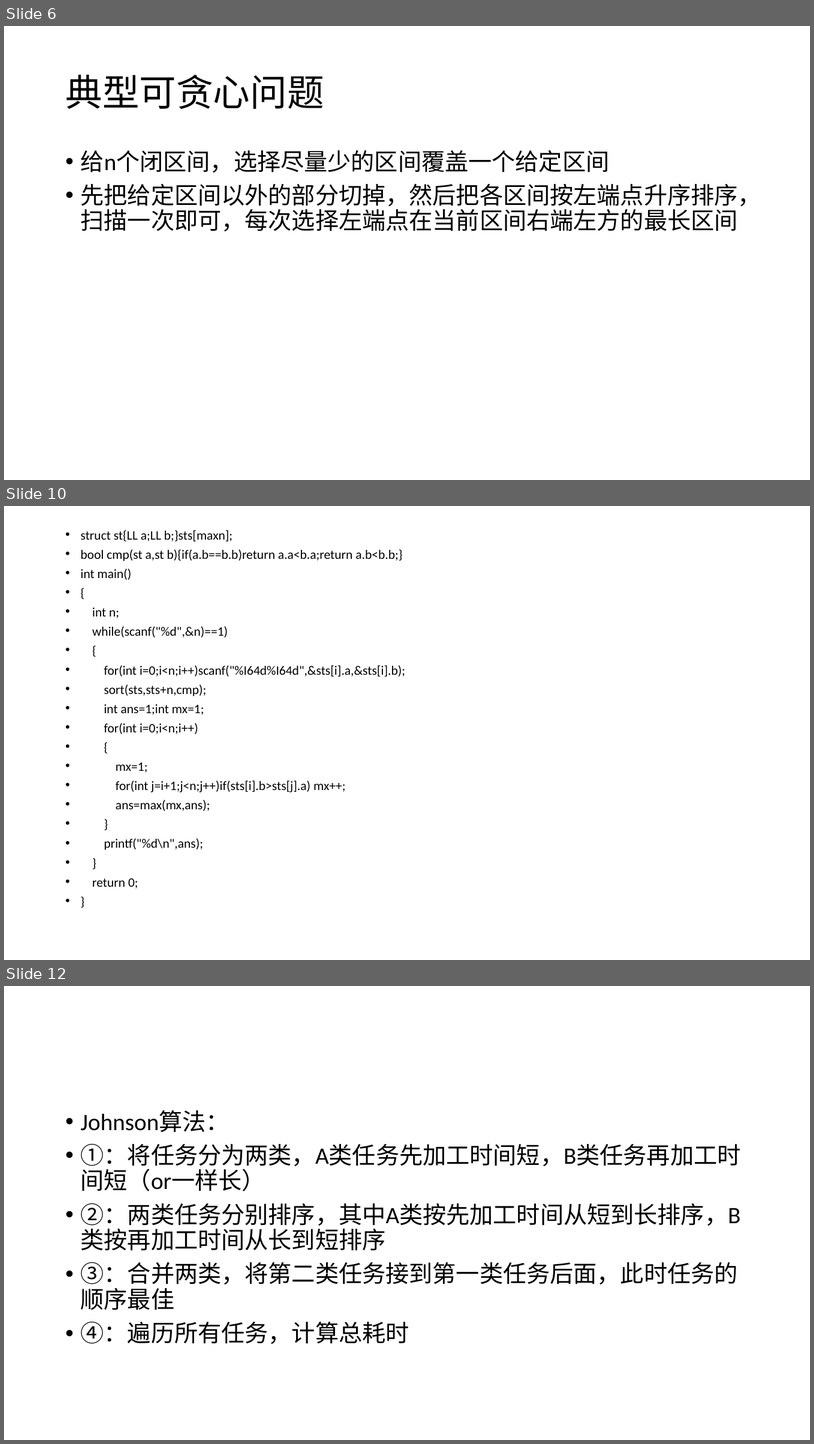
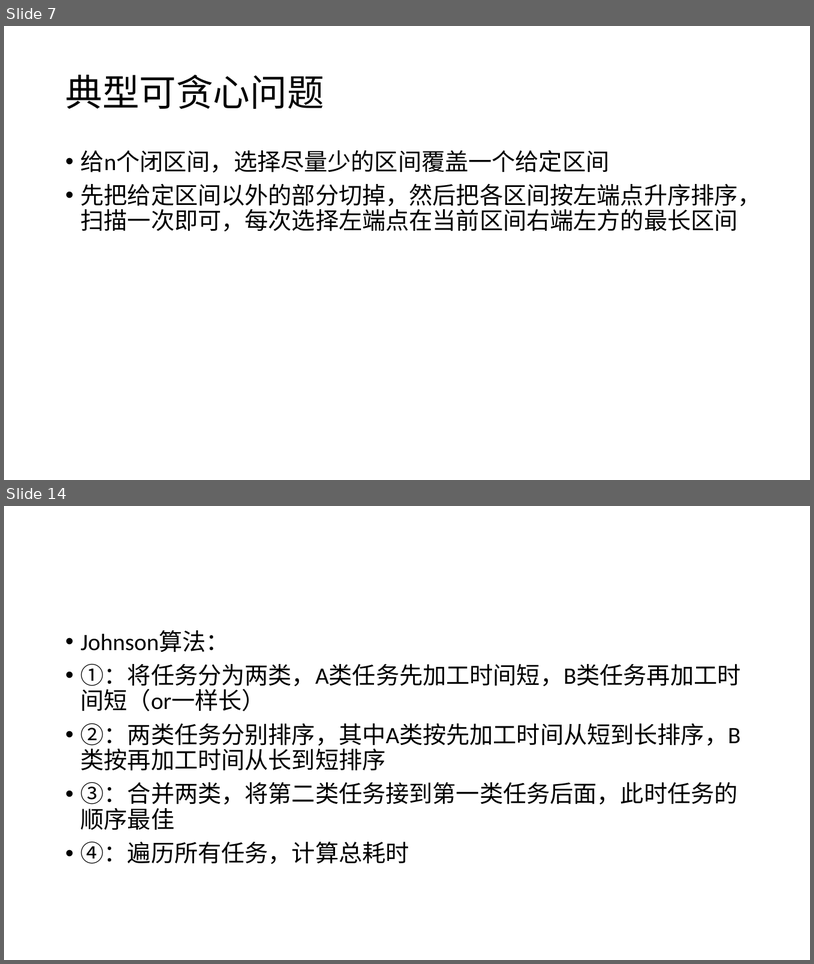
Before and after one commit to plus7wist/accepted-codes, a slide deck: notes/贪心.pptx. Shown one above the other, each under a label of ours: slides 6, 10 and 12 before the commit, slides 7 and 14 after it; the slides between them are not shown. The pictures are 814x1444 and 814x964 pixels, drawn with LibreOffice and Linux fonts; fonts in the diff are those of the drawing. Boxes give left, top, right and bottom in pixels: in the first picture for what was removed or moved away, otherwise in the second. Text is boxed around its words. In the diff, an @@ line names an element or a change of style, - is before the commit and + after.

```diff
--- a/notes/贪心.pptx
+++ b/notes/贪心.pptx
@@ slide 10 removed at box(4, 506, 810, 960), background #FFFFFF @@
@@ text removed at box(81, 530, 405, 888) @@
-• struct st{LL a;LL b;}sts[maxn];
-• bool cmp(st a,st b){if(a.b==b.b)return a.a<b.a;return a.b<b.b;}
-• int main()
-• {
-• int n;
-• while(scanf("%d",&n)==1)
-• {
-• for(int i=0;i<n;i++)scanf("%I64d%I64d",&sts[i].a,&sts[i].b);
-• sort(sts,sts+n,cmp);
-• int ans=1;int mx=1;
-• for(int i=0;i<n;i++)
-• {
-• mx=1;
-• for(int j=i+1;j<n;j++)if(sts[i].b>sts[j].a) mx++;
-• ans=max(mx,ans);
-• }
-• printf("%d\n",ans);
-• }
-• return 0;
-• }
@@ what was slide 6 is now slide 7 @@
@@ what was slide 12 is now slide 14 @@
```
Also in this commit, not shown: 3 slides changed, 4 slides added, 1 other slide removed, 5 other files.
